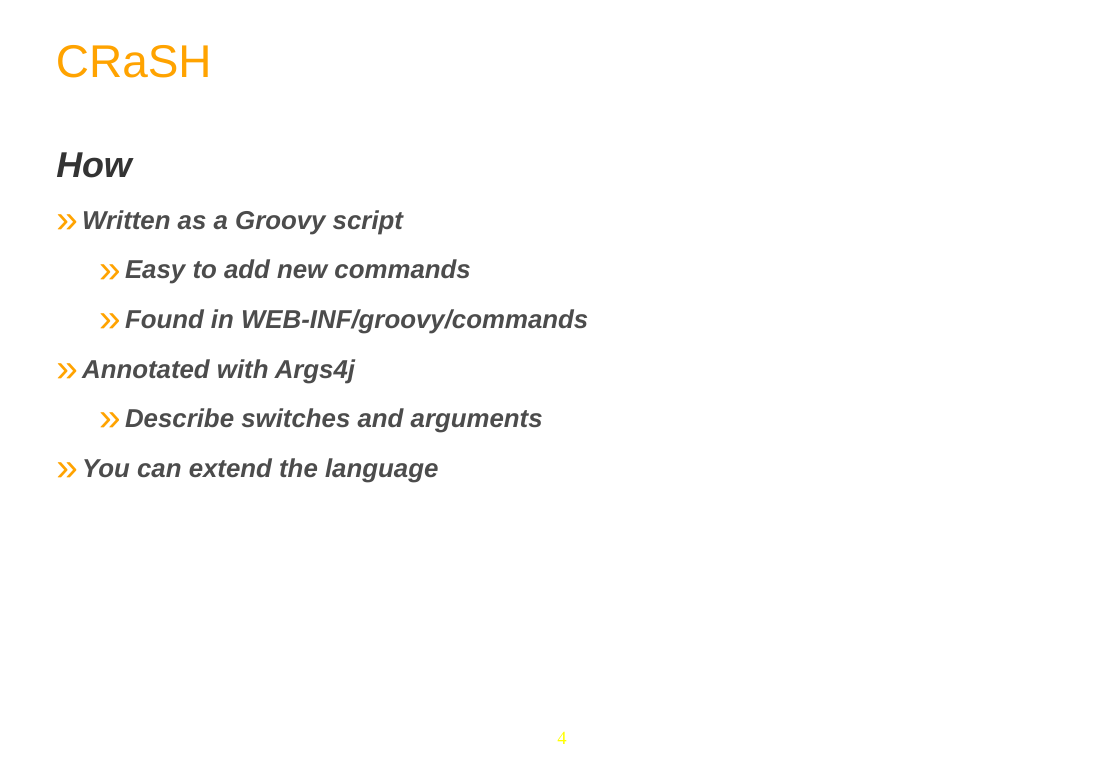
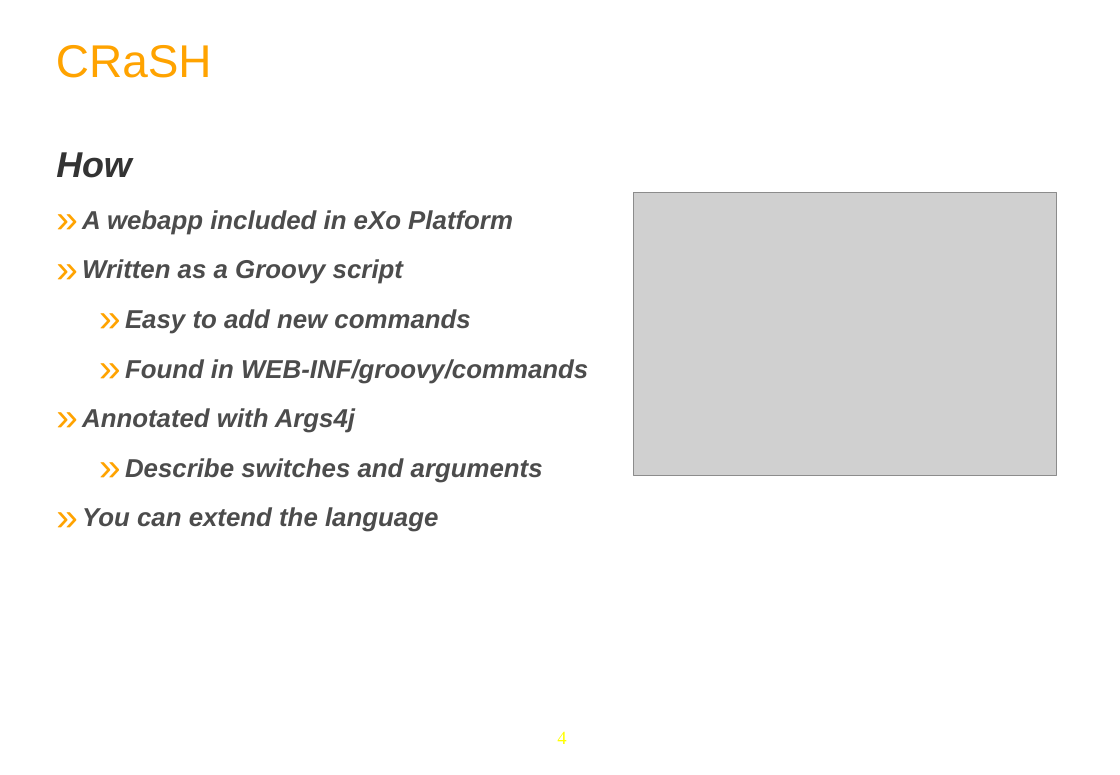
Before and after one commit to anhvurz90/training, a slide deck: slide 4 of exo-developer/420-crash/slides/420-CRaSH-XDev-en.pptx. Drawn at 1120x775 pixels with LibreOffice and Linux fonts; fonts in the diff are those of the drawing; grey boxes stand for pictures; background and template pictures are left out. Boxes give left, top, right and bottom in pixels: in the first picture for what was removed or moved away, otherwise in the second. Text is boxed around its words. In the diff, an @@ line names an element or a change of style, - is before the commit and + after.

```diff
--- a/exo-developer/420-crash/slides/420-CRaSH-XDev-en.pptx
+++ b/exo-developer/420-crash/slides/420-CRaSH-XDev-en.pptx
@@ picture added at (x1=634, y1=192, x2=1057, y2=476) @@
@@ text at (x1=82, y1=210, x2=513, y2=235): paragraph added @@
+» A webapp included in eXo Platform
```
Also in this commit, not shown: 8 other slides changed, 10 slides added, 8 other files.
